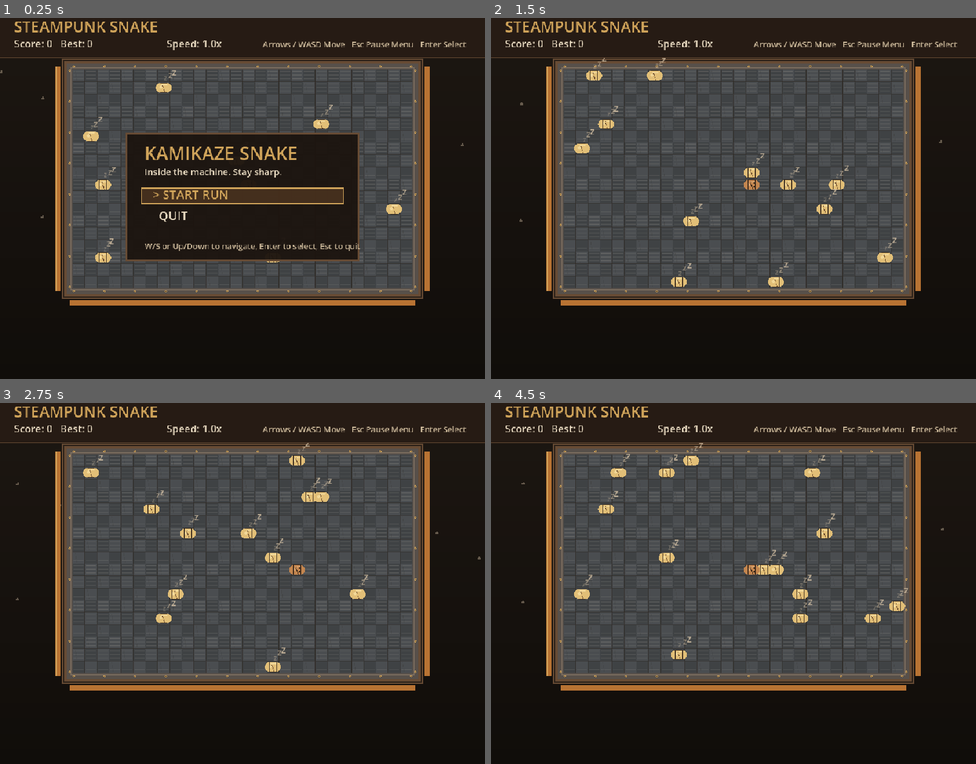
Above: before the commit, frames 1-4 (two rows, left to right).
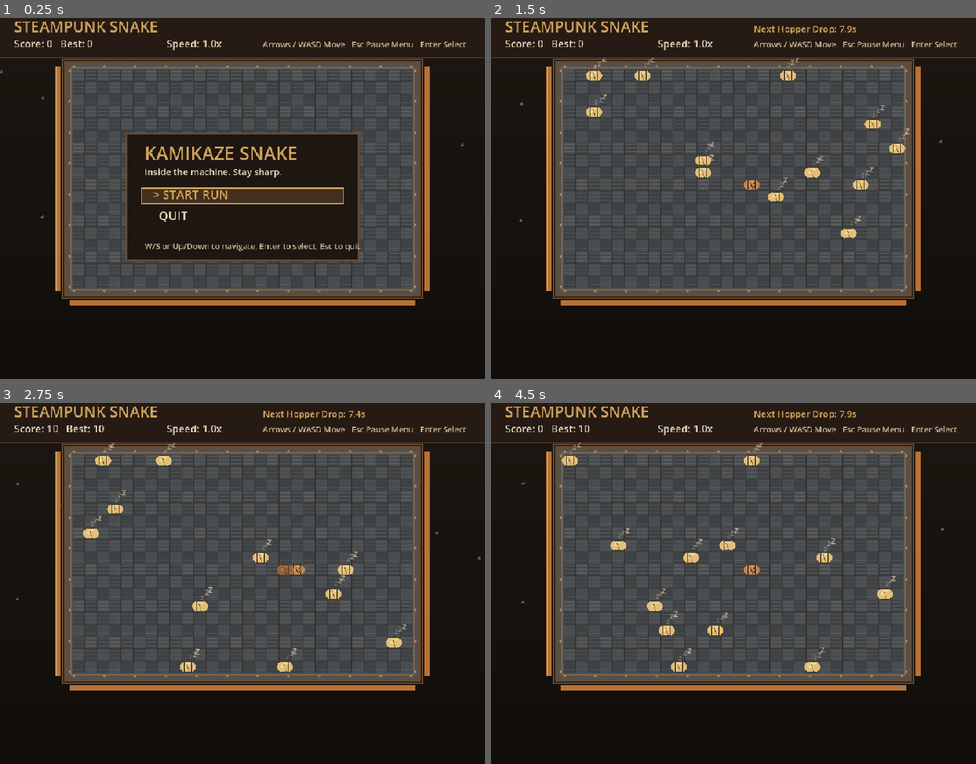
Above: after the commit, the same moments.

Repository: weitero/deja-brew
Game: Godot game, scene res://scenes/levels/snake_game.tscn
Same seed, same stepped clock (60 frames per second), same inputs: the game is played once before the commit and once after it.
Inputs:
- Up to frame 1 (0.25 s): no input
- Up to frame 2 (1.5 s): tap Enter at 0.5, 0.6 s; hold Right (ui_right) 0.53-1.28 s; tap Space at 0.77 s; hold Down (ui_down) from 1.28 s (still down); tap Keypad Enter at 1.35 s
- Up to frame 3 (2.75 s): tap Space at 1.52 s; release Down (ui_down) at 2.03 s; hold Right (ui_right) from 2.03 s (still down); tap Enter at 2.1 s
- Up to frame 4 (4.5 s): release Right (ui_right) at 2.78 s; hold Up (ui_up) 2.78-3.53 s; tap Keypad Enter at 2.85, 4.35 s; tap Space at 3.02, 3.77 s; hold Left (ui_left) from 3.53 s (still down); tap Enter at 3.6 s

The runs differ from the first frame. In frame 1, 0.6% of the frame differs, in the area x 17-84%, y 14-68%; in frame 2, 2.2%; in frame 3, 2.5%; in frame 4, 2.8%, in the area x 14-86%, y 2-75%.

Commit message:
feat: reset game state on new run and display next hopper drop time in HUD

Diff:
--- a/scripts/systems/snake_game.gd
+++ b/scripts/systems/snake_game.gd
@@ -72,7 +72,10 @@
 
 	set_process(true)
 	set_physics_process(true)
-	start_new_run()
+	snake.clear()
+	idle_beans.clear()
+	wake_pulses.clear()
+	bean_spawn_timer = 0.0
 	game_state = GameState.START_MENU
 
 func start_new_run() -> void:
@@ -565,6 +568,11 @@
 	var speed_text := "Speed: %.1fx" % (0.13 / move_interval)
 	draw_string(hud_font, Vector2(330, 64), speed_text, HORIZONTAL_ALIGNMENT_LEFT, -1, 20, COLOR_TEXT)
 
+	if game_state == GameState.PLAYING or game_state == GameState.PAUSED:
+		var next_drop_in: float = maxf(0.0, bean_trickle_interval - bean_spawn_timer)
+		var drop_text := "Next Hopper Drop: %.1fs" % next_drop_in
+		draw_string(hud_font, Vector2(520, 34), drop_text, HORIZONTAL_ALIGNMENT_LEFT, -1, 18, COLOR_BRASS)
+
 	var controls := "Arrows / WASD Move   Esc Pause Menu   Enter Select"
 	draw_string(hud_font, Vector2(520, 64), controls, HORIZONTAL_ALIGNMENT_LEFT, -1, 16, Color("ccb99a"))
 
@@ -589,7 +597,7 @@
 
 	for i: int in range(start_menu_options.size()):
 		var y := panel_pos.y + 132.0 + float(i) * 42.0
-		var selected := i == start_menu_index
+		var selected: bool = (i == start_menu_index)
 		if selected:
 			draw_rect(Rect2(panel_pos.x + 30.0, y - 24.0, panel_size.x - 60.0, 30.0), Color(0.45, 0.30, 0.17, 0.45), true)
 			draw_rect(Rect2(panel_pos.x + 30.0, y - 24.0, panel_size.x - 60.0, 30.0), COLOR_BRASS, false, 2.0)
@@ -611,7 +619,7 @@
 
 	for i: int in range(pause_menu_options.size()):
 		var y := panel_pos.y + 132.0 + float(i) * 36.0
-		var selected := i == pause_menu_index
+		var selected: bool = (i == pause_menu_index)
 		if selected:
 			draw_rect(Rect2(panel_pos.x + 32.0, y - 22.0, panel_size.x - 64.0, 28.0), Color(0.45, 0.30, 0.17, 0.45), true)
 			draw_rect(Rect2(panel_pos.x + 32.0, y - 22.0, panel_size.x - 64.0, 28.0), COLOR_BRASS, false, 2.0)
